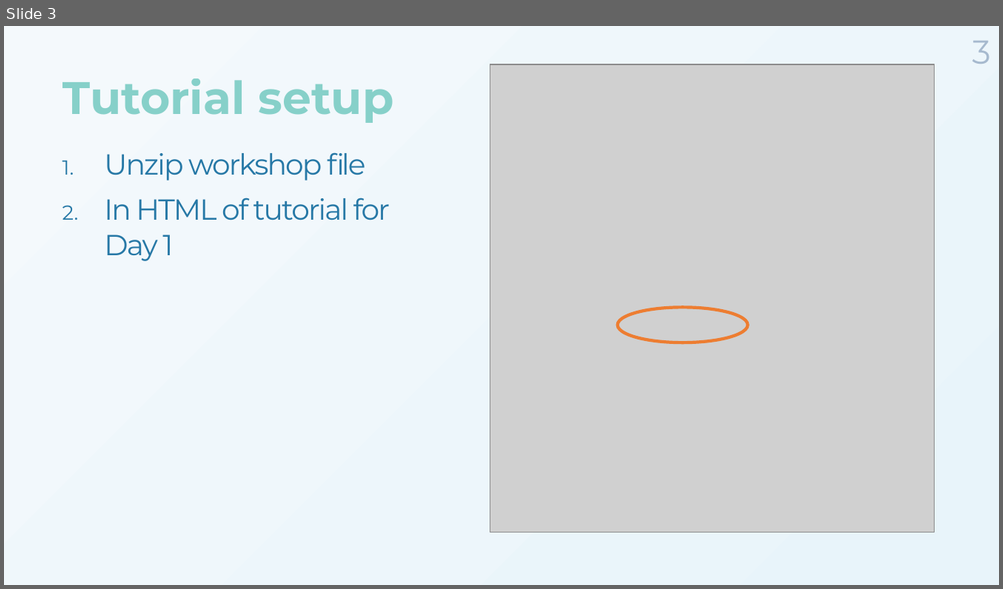
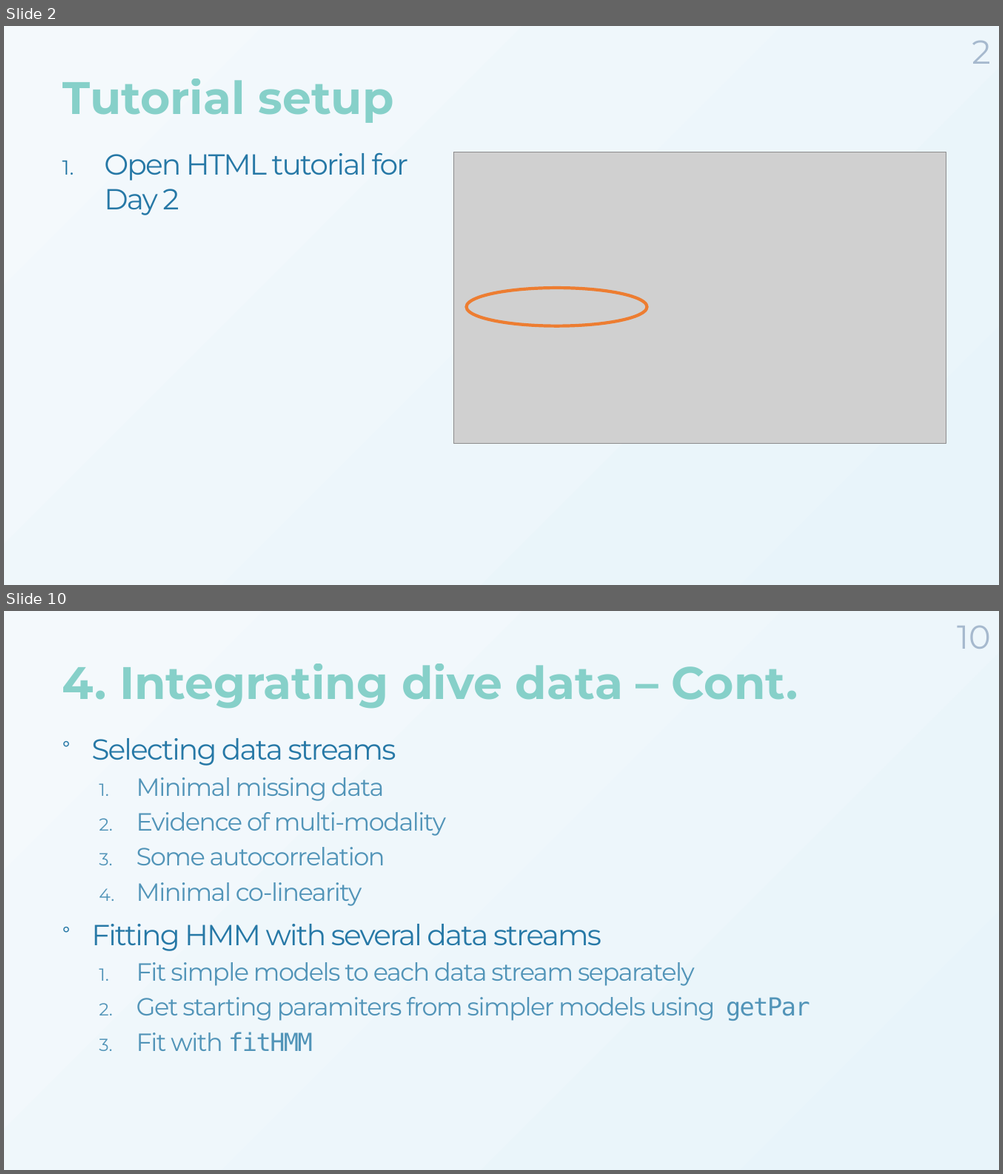
Before and after one commit to MarieAugerMethe/DFO_HMM_2022, a slide deck: Day2/HMM_Tutorial_Day2.pptx. Shown one above the other, each under a label of ours: slide 3 before the commit, slides 2 and 10 after it; the slides between them are not shown. The pictures are 1003x589 and 1003x1174 pixels, drawn with LibreOffice and Linux fonts; fonts in the diff are those of the drawing; grey boxes stand for pictures; background and template pictures are left out. Boxes give left, top, right and bottom in pixels: in the first picture for what was removed or moved away, otherwise in the second. Text is boxed around its words. In the diff, an @@ line names an element or a change of style, - is before the commit and + after.

```diff
--- a/Day2/HMM_Tutorial_Day2.pptx
+++ b/Day2/HMM_Tutorial_Day2.pptx
@@ slide 10 added at (4,611,999,1170), background gradient #F4F9FC to #E8F4FA @@
@@ page number added at (956,625,990,649), 32 pt, text #A6B9CE @@
+10
@@ title added at (62,664,797,709), 44 pt, text gradient #7BCCC4 to #0868AC, bold @@
+4. Integrating dive data – Cont.
@@ text added at (91,738,810,1051), 24 pt, text #5194B8 @@
+° Selecting data streams
+  1. Minimal missing data
+  2. Evidence of multi-modality
+  3. Some autocorrelation
+  4. Minimal co-linearity
+° Fitting HMM with several data streams
+  1. Fit simple models to each data stream separately
+  2. Get starting paramiters from simpler models using getPar
+  3. Fit with fitHMM
@@ what was slide 3 is now slide 2 @@
@@ slide 2 changed as well @@
@@ page number at (971,40,990,64): text changed @@
-3
+2
@@ text at (104,153,408,215): text changed @@
-1. Unzip workshop file
-2. In HTML of tutorial for Day 1
+1. Open HTML tutorial for Day 2
@@ picture: place and size @@
-picture at (489,64,934,533)
+picture at (454,152,946,444)
@@ ellipse: place and size @@
-ellipse at (617,307,748,342)
+ellipse at (466,288,647,326)
```
Also in this commit, not shown: 2 other slides changed, 6 other slides added, 7 slides removed.
